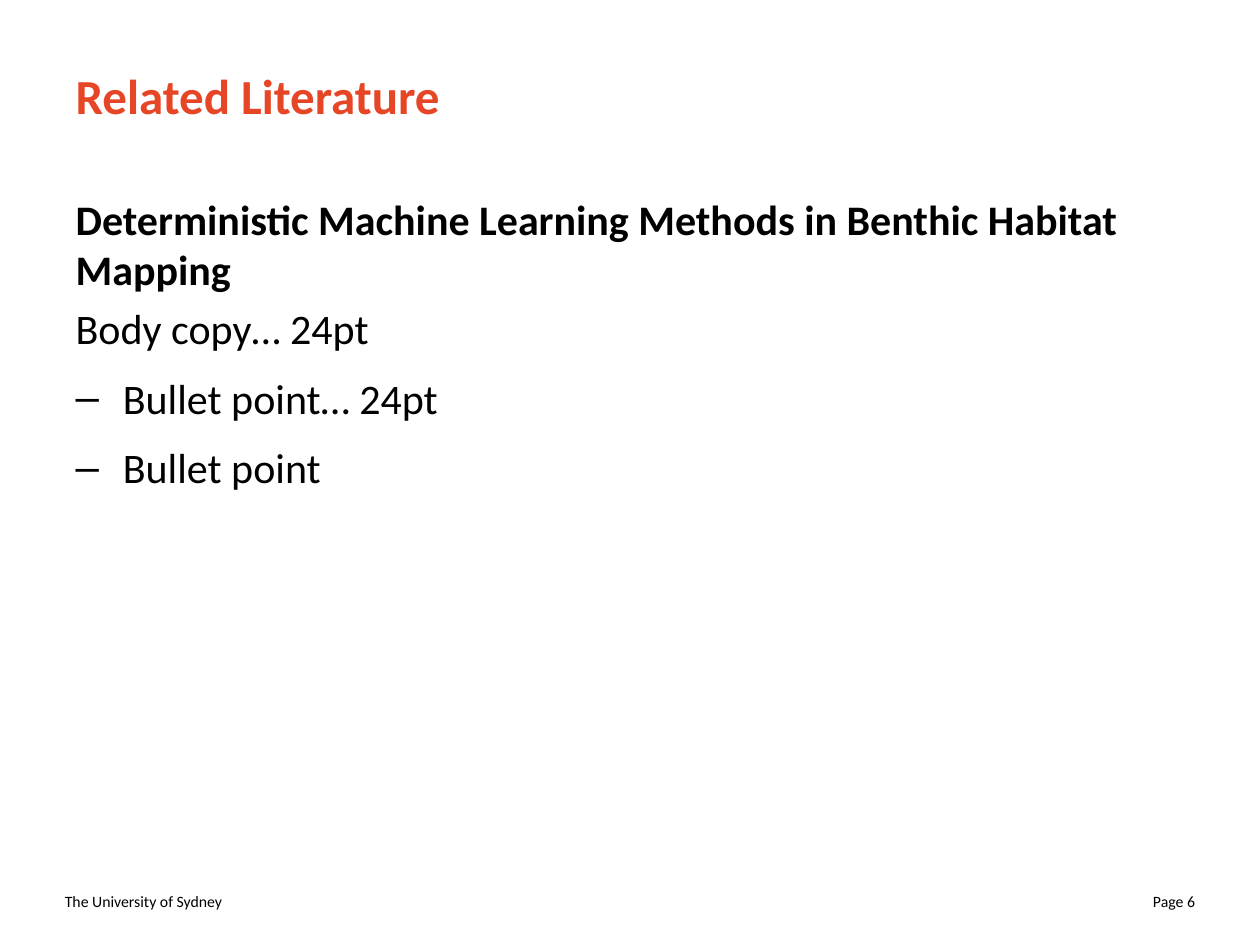
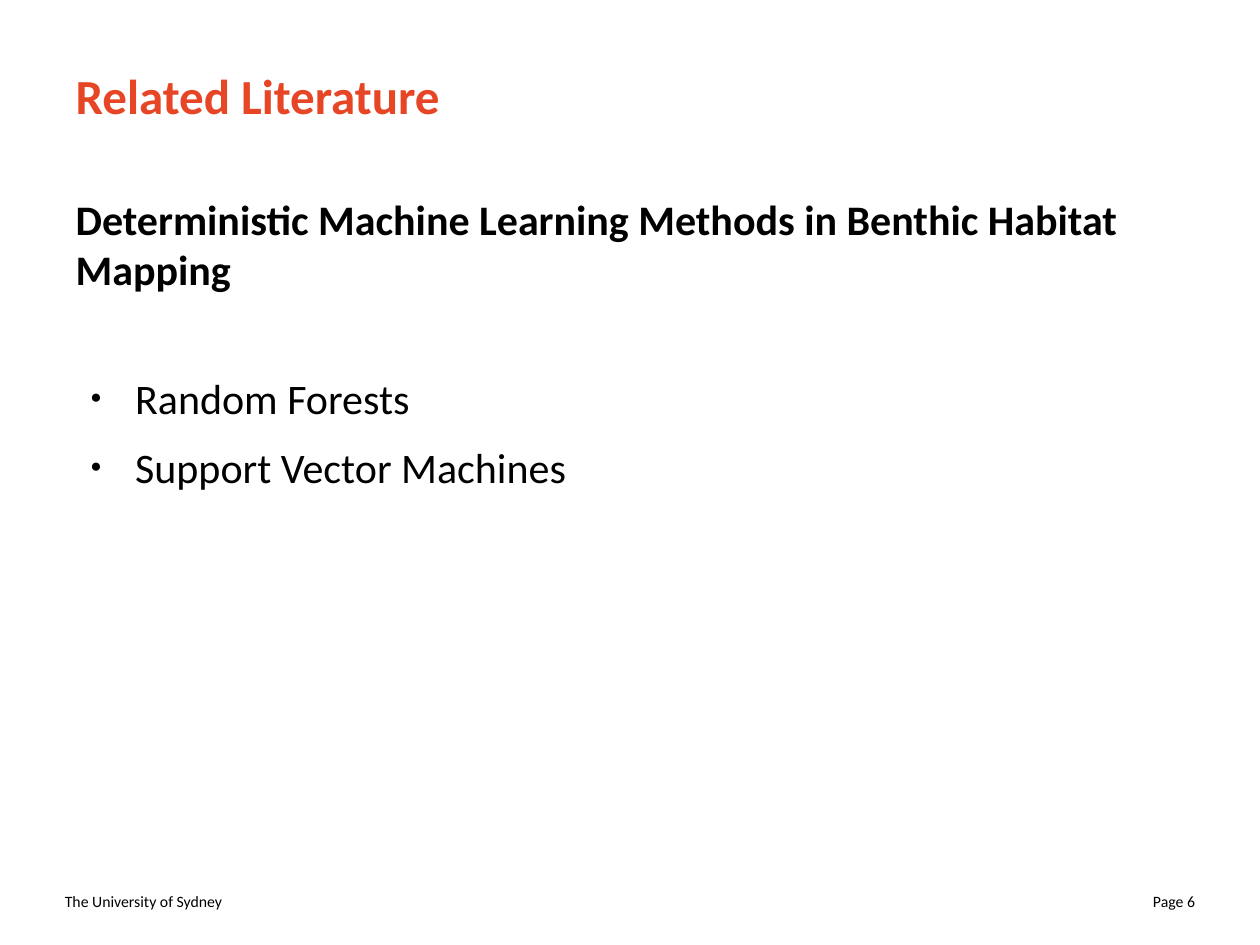
Before and after one commit to juicetin/honours, a slide deck: slide 6 of prez/honours_prez.odp. Drawn at 1260x945 pixels with LibreOffice and Linux fonts; fonts in the diff are those of the drawing. Boxes give left, top, right and bottom in pixels: in the first picture for what was removed or moved away, otherwise in the second. Text is boxed around its words. In the diff, an @@ line names an element or a change of style, - is before the commit and + after.

Commit message:
prez update, moving machines

```diff
--- a/prez/honours_prez.odp
+++ b/prez/honours_prez.odp
@@ text at (135, 384, 566, 490): text changed @@
-Body copy… 24pt
-– Bullet point… 24pt
-– Bullet point
+● Random Forests
+● Support Vector Machines
```
Also in this commit, not shown: 6 other slides changed, 5 slides added, 2 slides removed, 1 other file.
